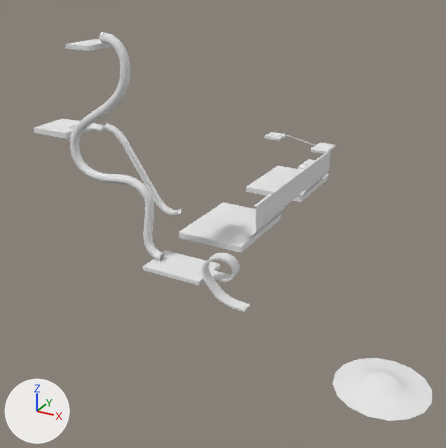
What one commit did to the Blender file NewSonicThing/res/Models/Levels/Tutorial/Tutorial6.blend.
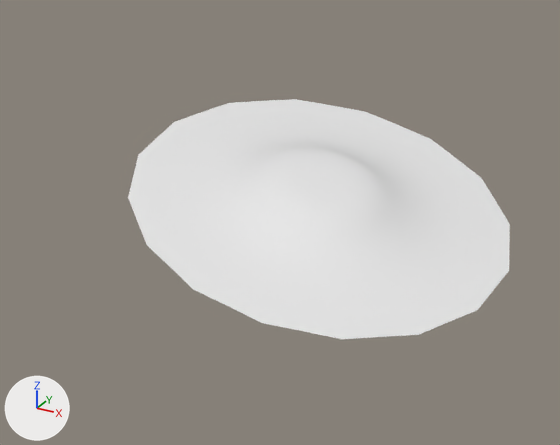
The first picture shows the older version from a 50 mm camera at (9488.0, -10016.0, 3482.0) aimed at (4077.0, -177.0, -1437.0). The close-ups show both versions on the part from 67% to 100% of the width and 74% to 100% of the height of that picture; other places that the commit changed are outside them. Lighting does not change. The marker at lower left points along +X, +Y and +Z.

Names of what the first close-up shows: 'Island'.
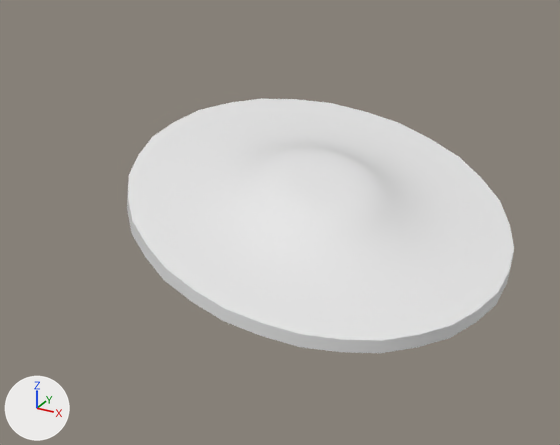
Edits to the bpy script that builds the scene:
```text
Change me_plane_001:
    used by ob_island; location = (6181.0, -2533.0, -1594.0); rotation_euler = (0.0, 0.904, 0.0), in degrees (0, 52, 0); scale = (58.6, 58.6, 58.6)
    verts and faces of me_plane_001; kept vertices keep their numbers, new ones are numbered from 497
    before: 142 (14.5, -13.7, 19.1) at pixel (156, 137), 157 (15.5, -10.0, 20.3) at pixel (201, 111), 172 (17.3, -7.1, 22.6) at pixel (262, 100), 181 (19.6, -5.6, 25.5) at pixel (330, 105)
    before: 202 (22.1, -5.6, 28.7) at pixel (398, 124), 217 (24.4, -7.1, 31.6) at pixel (455, 157), 230 (26.2, -10.0, 33.9) at pixel (495, 200), 247 (27.1, -13.7, 35.1) at pixel (509, 246)
    before: 262 (27.1, -17.8, 35.1) at pixel (493, 290), 277 (26.2, -21.5, 33.9) at pixel (448, 322), 289 (24.4, -24.4, 31.6) at pixel (380, 336), 308 (22.1, -25.9, 28.7) at pixel (302, 331)
    before: 323 (19.6, -25.9, 25.5) at pixel (227, 305), 338 (17.3, -24.4, 22.6) at pixel (169, 266), 347 (15.5, -21.5, 20.3) at pixel (137, 220), 384 (14.5, -17.8, 19.1) at pixel (133, 175)
    remove me_plane_001.from_pydata(...)  # 497 vertices, 512 faces; spans x 14.3..27.4, y -26.3..-5.2, z 18.8..35.4
    add me_plane_001.from_pydata(...)  # 593 vertices, 574 faces; spans x 14.3..28.0, y -26.3..-5.2, z 18.2..35.4
    me_plane_001 part 1: a new loose piece of 64 vertices spanning x 14.3..28.0, y -26.3..-5.2, z 18.2..35.4, in mat_tile (its picture is missing)
    me_plane_001 part 2
    add verts[142] = (14.4, -13.7, 18.9)  # moved, pixel (152, 136)
    add verts[157] = (15.4, -9.8, 20.1)  # moved, pixel (199, 109)
    add verts[172] = (17.2, -6.9, 22.4)  # moved, pixel (261, 98)
    add verts[181] = (19.6, -5.3, 25.5)  # moved, pixel (331, 102)
    me_plane_001 part 3
    add verts[202] = (22.1, -5.3, 28.7)  # moved, pixel (399, 123)
    add verts[217] = (24.5, -6.9, 31.7)  # moved, pixel (459, 156)
    add verts[230] = (26.3, -9.8, 34.0)  # moved, pixel (499, 200)
    add verts[247] = (27.3, -13.7, 35.3)  # moved, pixel (514, 248)
    me_plane_001 part 4
    add verts[262] = (27.3, -17.8, 35.3)  # moved, pixel (498, 292)
    add verts[277] = (26.3, -21.7, 34.0)  # moved, pixel (451, 325)
    add verts[289] = (24.5, -24.6, 31.7)  # moved, pixel (382, 340)
    add verts[308] = (22.1, -26.2, 28.7)  # moved, pixel (301, 334)
    me_plane_001 part 5
    add verts[323] = (19.6, -26.2, 25.5)  # moved, pixel (225, 308)
    add verts[338] = (17.2, -24.6, 22.4)  # moved, pixel (165, 268)
    add verts[347] = (15.4, -21.7, 20.1)  # moved, pixel (132, 221)
    add verts[384] = (14.4, -17.8, 18.9)  # moved, pixel (128, 175)
```

Boxes (x1, y1, x2, y2) around the edits, measured in the close-ups (560 x 445 px; the box of a moved part takes in the faces that stretch with it):
'Island', reshaped (6% taller)
    before: (128, 99, 510, 339)
    after: (127, 98, 514, 353)
part 1 of me_plane_001, added
    after: (127, 179, 514, 353)
part 2 of me_plane_001, moved or reshaped
    before: (139, 99, 365, 160)
    after: (139, 98, 365, 160)
part 3 of me_plane_001, moved or reshaped
    before: (361, 112, 510, 271)
    after: (361, 112, 514, 271)
part 4 of me_plane_001, moved or reshaped
    before: (263, 262, 509, 339)
    after: (263, 262, 509, 341)
part 5 of me_plane_001, moved or reshaped
    both: (128, 155, 270, 323)
